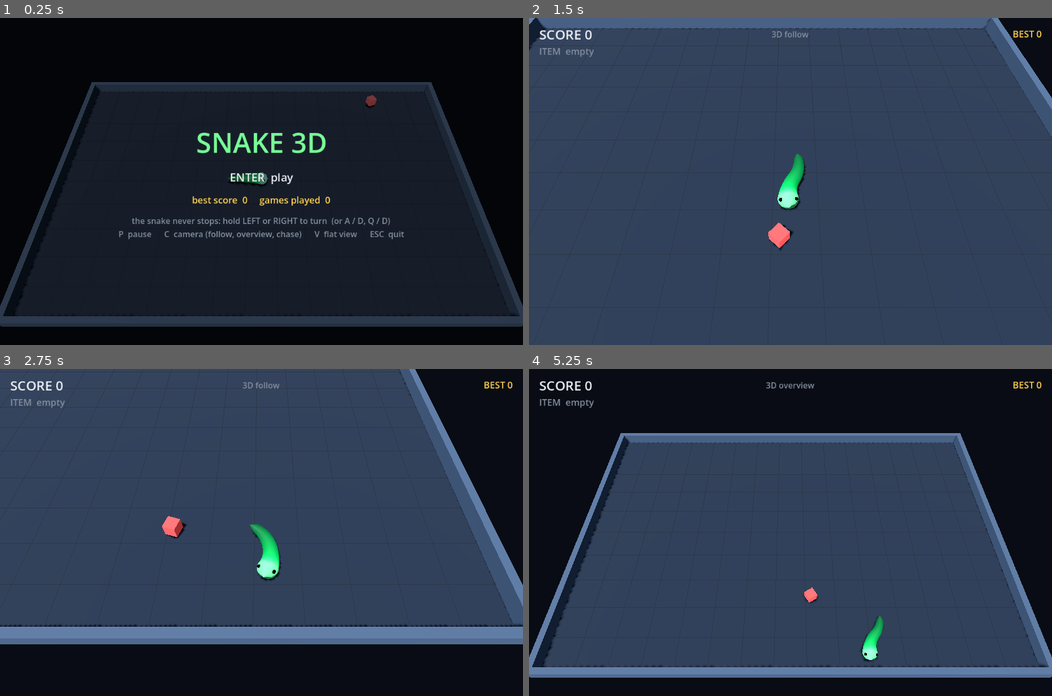
Above: before the commit, frames 1-4 (two rows, left to right).
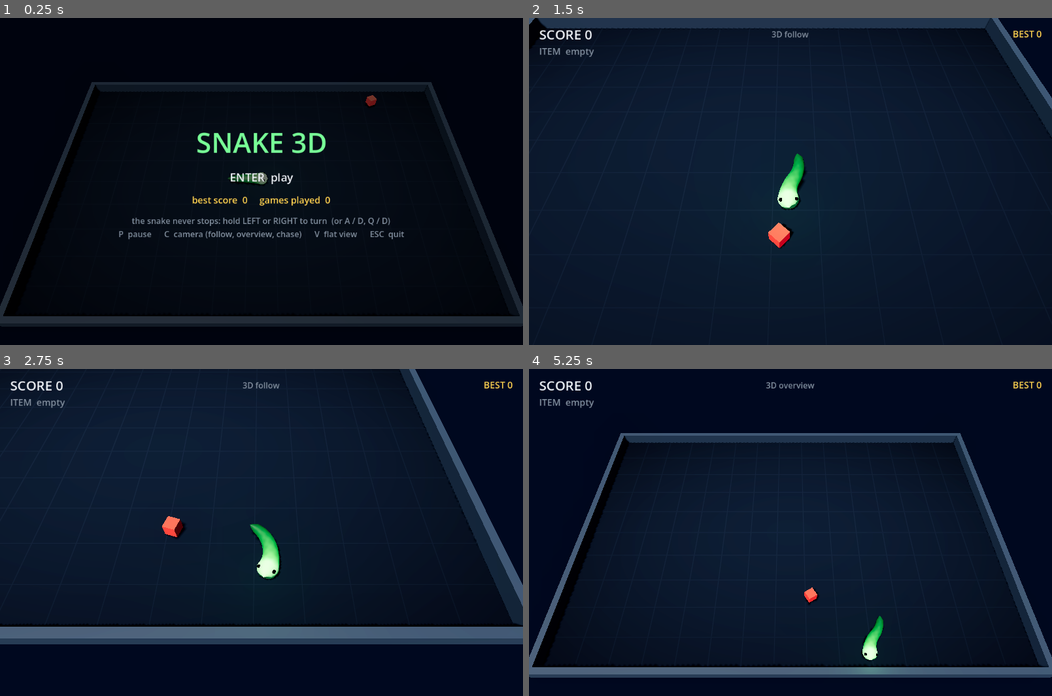
Above: after the commit, the same moments.

Repository: ValentinDelob/Snake
Game: Godot game, scene res://scenes/main.tscn
Two runs of this game, one before a commit and one after it. Both use one fixed random seed, a clock stepped at 60 frames per second and the inputs below.
Inputs (mouse positions are in pixels of both pictures, inside the frame that each line leads up to):
- Up to frame 1 (0.25 s): no input
- Up to frame 2 (1.5 s): tap Enter at 0.5, 1.35 s; move the mouse to (905, 165) at 0.52 s; hold Right 0.53-1.28 s; tap Q at 0.6 s; click (905, 165) at 0.67 s; tap Space at 0.77 s; move the mouse to (685, 197) at 1.27 s; hold Left from 1.28 s (still down)
- Up to frame 3 (2.75 s): tap Space at 1.52 s; move the mouse to (313, 460) at 2.02 s; release Left at 2.03 s; hold Right from 2.03 s (still down); tap Keypad Enter at 2.1 s
- Up to frame 4 (5.25 s): move the mouse to (764, 597) at 2.77 s; tap P at 2.85 s; click (764, 597) at 2.92 s; tap Space at 3.02, 3.5, 3.77, 4.52 s; move the mouse to (947, 581) at 3.52 s; release Right at 3.53 s; hold Left from 3.53 s (still down); tap R at 3.6 s; move the mouse to (633, 483) at 4.27 s; tap M at 4.35 s; tap Enter at 5 s; move the mouse to (816, 532) at 5.02 s; tap C at 5.1 s; click (816, 532) at 5.17 s

The runs differ from the first frame. In frame 1, 16% of the frame differs, in the area x 0-100%, y 20-95%; in frame 2, 98%, in the area x 0-100%, y 0-100%; in frame 3, 76%; in frame 4, 62%.

Commit message:
feat: shaders and lighting, and a snake that glows when boosted
The arena was flat colours under one light. It is now lit and shaded, and
two hand-written shaders carry the look.

- snake_body.gdshader: the skin is painted from the mesh UVs, so the CPU no
  longer computes vertex colours at all. Length along the body drives the
  head-to-tail gradient and the boost bolts; angle around it draws a paler
  belly and faint diamond scales. A rim light keeps the silhouette readable
  against the dark floor, and the head glows, more so right after a bite
- arena_floor.gdshader: the grid is drawn with screen-space derivatives
  instead of line geometry, so it stays crisp close up and fades out in the
  distance rather than shimmering; the floor darkens towards the walls and
  lights up under a boosted snake
- environment: ACES tone mapping, calmer ambient, and bloom on the bright
  things only (bolt, boost, title); the sun is warmer, softer and casts
  longer shadows
- two small lights ride the props: one on the head, barely there normally
  and electric while the boost burns, one throbbing on the bolt so it can
  be spotted across a dark arena
- the mesh now carries UVs instead of colours, which also makes the per
  frame rebuild cheaper

Tuned over three passes against screenshots: the first look blew the head
out to white and moired the scales, the second was washed blue.

Co-Authored-By: Claude Opus 5 (1M context) <noreply@anthropic.com>

Diff:
--- a/game/scenes/main.tscn
+++ b/game/scenes/main.tscn
@@ -7,10 +7,19 @@
 
 [sub_resource type="Environment" id="Environment_1"]
 background_mode = 1
-background_color = Color(0.035, 0.047, 0.078, 1)
+background_color = Color(0.018, 0.024, 0.045, 1)
 ambient_light_source = 2
-ambient_light_color = Color(0.45, 0.52, 0.62, 1)
-ambient_light_energy = 0.55
+ambient_light_color = Color(0.46, 0.5, 0.56, 1)
+ambient_light_energy = 0.32
+tonemap_mode = 3
+tonemap_exposure = 1.0
+tonemap_white = 1.6
+glow_enabled = true
+glow_intensity = 0.7
+glow_strength = 1.0
+glow_bloom = 0.05
+glow_blend_mode = 1
+glow_hdr_threshold = 1.1
 
 [node name="Main" type="Node3D"]
 script = ExtResource("1_game")
@@ -19,8 +28,13 @@
 environment = SubResource("Environment_1")
 
 [node name="Sun" type="DirectionalLight3D" parent="."]
-light_energy = 1.2
+light_color = Color(1, 0.96, 0.89, 1)
+light_energy = 1.05
+light_angular_distance = 1.2
 shadow_enabled = true
+shadow_bias = 0.04
+shadow_normal_bias = 1.5
+directional_shadow_max_distance = 70.0
 
 [node name="Camera" type="Camera3D" parent="."]
 script = ExtResource("2_camera")
--- a/game/scripts/board_view.gd
+++ b/game/scripts/board_view.gd
@@ -7,6 +7,7 @@
 ## tube rebuilt every frame by SnakeMesh, so the body is continuous rather
 ## than a string of separate meshes.
 
+const FLOOR_SHADER := "res://shaders/arena_floor.gdshader"
 const FLASH_DURATION := 0.45
 const WALL_HEIGHT := 0.8
 const WALL_THICKNESS := 0.4
@@ -15,7 +16,10 @@
 var _eyes: Array[MeshInstance3D] = []
 var _body: SnakeMesh
 var _food: MeshInstance3D
+var _floor_material: ShaderMaterial
+var _head_lamp: OmniLight3D
 var _bolt: MeshInstance3D
+var _bolt_lamp: OmniLight3D
 var _flash_ring: MeshInstance3D
 var _flash_material: StandardMaterial3D
 var _flash_time := -1.0
@@ -38,6 +42,7 @@
 	_body.set_boost(world.boost_intensity(), elapsed)
 	_body.set_flash(flash)
 	_place_eyes(world)
+	_refresh_lighting(world)
 	_refresh_bolt(world, elapsed)
 	_refresh_flash(elapsed)
 
@@ -49,9 +54,24 @@
 	_food.rotation.y = elapsed * 1.6
 
 
+## Feed the floor shader and the head lamp: both react to the boost.
+func _refresh_lighting(world: SnakeWorld) -> void:
+	var boost := world.boost_intensity()
+	_floor_material.set_shader_parameter("head_position", world.head_position)
+	_floor_material.set_shader_parameter("head_glow", boost)
+
+	var ahead := world.direction() * 0.6
+	_head_lamp.position = Vector3(
+		world.head_position.x + ahead.x, 1.7, world.head_position.y + ahead.y
+	)
+	_head_lamp.light_color = GameConfig.SNAKE_HEAD_COLOR.lerp(GameConfig.SPARK_COLOR, boost)
+	_head_lamp.light_energy = 0.15 + boost * 1.7
+
+
 ## A bolt waiting on the arena: floating, spinning, hard to miss.
 func _refresh_bolt(world: SnakeWorld, elapsed: float) -> void:
 	_bolt.visible = world.pickup_on_arena
+	_bolt_lamp.visible = world.pickup_on_arena
 	if not world.pickup_on_arena:
 		return
 	_bolt.position = Vector3(
@@ -60,6 +80,9 @@
 		world.pickup.y
 	)
 	_bolt.rotation.y = elapsed * 1.4
+	_bolt_lamp.position = _bolt.position
+	# A slow throb, so the bolt catches the eye across a dark arena.
+	_bolt_lamp.light_energy = 0.9 + 0.35 * sin(elapsed * 3.0)
 
 
 ## Small, quick ring when the bolt is collected.
@@ -95,53 +118,30 @@
 func _build_floor(world: SnakeWorld) -> void:
 	var plane := PlaneMesh.new()
 	plane.size = Vector2(world.width, world.height)
-	var material := StandardMaterial3D.new()
-	material.albedo_color = GameConfig.FLOOR_COLOR
-	material.roughness = 0.95
+	# The grid is drawn by the shader, but it needs vertices to interpolate
+	# the world position across.
+	plane.subdivide_width = 8
+	plane.subdivide_depth = 8
+
+	_floor_material = ShaderMaterial.new()
+	_floor_material.shader = load(FLOOR_SHADER)
+	_floor_material.set_shader_parameter("base_color", GameConfig.FLOOR_COLOR)
+	_floor_material.set_shader_parameter("line_color", GameConfig.GRID_COLOR)
+	_floor_material.set_shader_parameter("glow_color", GameConfig.BOOST_COLOR)
+	_floor_material.set_shader_parameter("arena_size", Vector2(world.width, world.height))
 
 	var instance := MeshInstance3D.new()
 	instance.name = "Floor"
 	instance.mesh = plane
-	instance.material_override = material
+	instance.material_override = _floor_material
 	instance.position = Vector3(world.width * 0.5, 0.0, world.height * 0.5)
 	add_child(instance)
 
-	_build_floor_marks(world)
-
-
-func _build_floor_marks(world: SnakeWorld) -> void:
-	## The arena has no grid any more, but a bare floor gives no sense of
-	## speed in the chase view, so a faint ruling is kept as a ground
-	## reference.
-	var material := StandardMaterial3D.new()
-	material.albedo_color = GameConfig.GRID_COLOR
-	material.shading_mode = BaseMaterial3D.SHADING_MODE_UNSHADED
-
-	var mesh := ImmediateMesh.new()
-	mesh.surface_begin(Mesh.PRIMITIVE_LINES, material)
-	var spacing := 2.0
-	var x := spacing
-	while x < world.width:
-		mesh.surface_add_vertex(Vector3(x, 0.01, 0.0))
-		mesh.surface_add_vertex(Vector3(x, 0.01, world.height))
-		x += spacing
-	var z := spacing
-	while z < world.height:
-		mesh.surface_add_vertex(Vector3(0.0, 0.01, z))
-		mesh.surface_add_vertex(Vector3(world.width, 0.01, z))
-		z += spacing
-	mesh.surface_end()
-
-	var instance := MeshInstance3D.new()
-	instance.name = "FloorMarks"
-	instance.mesh = mesh
-	add_child(instance)
-
 
 func _build_walls(world: SnakeWorld) -> void:
 	var material := StandardMaterial3D.new()
-	material.albedo_color = GameConfig.WALL_COLOR
-	material.roughness = 0.8
+	material.albedo_color = GameConfig.WALL_COLOR.darkened(0.2)
+	material.roughness = 0.65
 
 	var half := WALL_THICKNESS / 2.0
 	var walls := [
@@ -189,16 +189,25 @@
 	var food_mesh := BoxMesh.new()
 	food_mesh.size = Vector3.ONE * (GameConfig.FOOD_RADIUS * 1.5)
 	var food_material := StandardMaterial3D.new()
-	food_material.albedo_color = GameConfig.FOOD_COLOR
+	food_material.albedo_color = GameConfig.FOOD_COLOR.darkened(0.15)
+	food_material.roughness = 0.35
 	food_material.emission_enabled = true
 	food_material.emission = GameConfig.FOOD_COLOR
-	food_material.emission_energy_multiplier = 0.55
+	food_material.emission_energy_multiplier = 0.22
 
 	_food = MeshInstance3D.new()
 	_food.name = "Food"
 	_food.mesh = food_mesh
 	_food.material_override = food_material
 	add_child(_food)
+
+	# A light riding the head: barely there normally, electric while boosted.
+	_head_lamp = OmniLight3D.new()
+	_head_lamp.name = "HeadLamp"
+	_head_lamp.omni_range = 7.0
+	_head_lamp.light_energy = 0.0
+	_head_lamp.shadow_enabled = false
+	add_child(_head_lamp)
 
 	var bolt_material := StandardMaterial3D.new()
 	bolt_material.albedo_color = GameConfig.BOOST_COLOR
@@ -212,6 +221,15 @@
 	_bolt.material_override = bolt_material
 	_bolt.visible = false
 	add_child(_bolt)
+
+	_bolt_lamp = OmniLight3D.new()
+	_bolt_lamp.name = "BoltLamp"
+	_bolt_lamp.light_color = GameConfig.BOOST_COLOR
+	_bolt_lamp.light_energy = 1.1
+	_bolt_lamp.omni_range = 5.0
+	_bolt_lamp.shadow_enabled = false
+	_bolt_lamp.visible = false
+	add_child(_bolt_lamp)
 
 	var ring := TorusMesh.new()
 	ring.inner_radius = 0.34
--- a/game/scripts/snake_mesh.gd
+++ b/game/scripts/snake_mesh.gd
@@ -5,21 +5,20 @@
 ##
 ## A ring of vertices is swept along the path the head travelled, from a
 ## rounded nose to a pointed tail. Thickness follows a profile (bulging at
-## the head, tapering at the tail) and the colour gradient is carried by
-## vertex colours, so the whole snake is a single surface: no repeated
-## spheres, no visible joints.
+## the head, tapering at the tail) and the surface carries UVs - length along
+## the body and angle around it - which is all snake_body.gdshader needs to
+## paint the gradient, the belly, the scales and the boost lightning.
 
 const NOSE_RINGS := 4
-## Electric bands running along the body while the boost is on.
-const SPARK_BANDS := 7.0
-const SPARK_SPEED := 2.4
+
+const SHADER_PATH := "res://shaders/snake_body.gdshader"
 
 var _mesh := ArrayMesh.new()
-var _material := StandardMaterial3D.new()
+var _material := ShaderMaterial.new()
 
 var _vertices := PackedVector3Array()
 var _normals := PackedVector3Array()
-var _colors := PackedColorArray()
+var _uvs := PackedVector2Array()
 var _indices := PackedInt32Array()
 var _ring_count := 0
 ## cos/sin of the ring angles, computed once.
@@ -29,11 +28,12 @@
 
 func _ready() -> void:
 	mesh = _mesh
-	_material.vertex_color_use_as_albedo = true
-	_material.roughness = 0.55
-	_material.emission_enabled = true
-	_material.emission = GameConfig.SNAKE_BODY_COLOR
-	_material.emission_energy_multiplier = 0.08
+	_material.shader = load(SHADER_PATH)
+	_material.set_shader_parameter("head_color", GameConfig.SNAKE_HEAD_COLOR)
+	_material.set_shader_parameter("body_color", GameConfig.SNAKE_BODY_COLOR)
+	_material.set_shader_parameter("tail_color", GameConfig.SNAKE_TAIL_COLOR)
+	_material.set_shader_parameter("boost_color", GameConfig.BOOST_COLOR)
+	_material.set_shader_parameter("spark_color", GameConfig.SPARK_COLOR)
 	material_override = _material
 
 	var radial := GameConfig.TUBE_RADIAL_SEGMENTS
@@ -45,19 +45,14 @@
 		_ring_sin[index] = sin(angle)
 
 
-var _boost := 0.0
-var _boost_phase := 0.0
-
-
-## Flash the head white for a moment after a bite.
+## Flash the head for a moment after a bite.
 func set_flash(flash: float) -> void:
-	_material.emission_energy_multiplier = 0.08 + flash * 0.5 + _boost * 0.85
+	_material.set_shader_parameter("flash", clampf(flash, 0.0, 1.0))
 
 
 ## How strongly the lightning shows along the body, 0 to 1.
-func set_boost(intensity: float, phase: float) -> void:
-	_boost = clampf(intensity, 0.0, 1.0)
-	_boost_phase = phase
+func set_boost(intensity: float, _phase: float) -> void:
+	_material.set_shader_parameter("boost", clampf(intensity, 0.0, 1.0))
 
 
 func rebuild(world: SnakeWorld, height: float) -> void:
@@ -115,26 +110,6 @@
 	return maxf(radius, 0.0)
 
 
-func _shade_color(along: float) -> Color:
-	var base: Color
-	if along < 0.15:
-		base = GameConfig.SNAKE_HEAD_COLOR.lerp(GameConfig.SNAKE_BODY_COLOR, along / 0.15)
-	else:
-		# The darkening starts early so the gradient reads over the whole body
-		# instead of being crushed into the thin tail.
-		var mix: float = pow((along - 0.15) / 0.85, 0.65)
-		base = GameConfig.SNAKE_BODY_COLOR.lerp(GameConfig.SNAKE_TAIL_COLOR, mix)
-
-	if _boost <= 0.0:
-		return base
-
-	# Sharp bands of light running from the head to the tail.
-	var wave := sin((along * SPARK_BANDS - _boost_phase * SPARK_SPEED) * TAU)
-	var spark: float = pow(maxf(wave, 0.0), 5.0) * _boost
-	var electric := GameConfig.BOOST_COLOR.lerp(GameConfig.SPARK_COLOR, spark)
-	return base.lerp(electric, clampf(spark * 0.9 + _boost * 0.15, 0.0, 1.0))
-
-
 func _build_surface(
 	points: Array[Vector3], radii: PackedFloat32Array, shades: PackedFloat32Array
 ) -> void:
@@ -147,7 +122,7 @@
 	if _vertices.size() != vertex_count:
 		_vertices.resize(vertex_count)
 		_normals.resize(vertex_count)
-		_colors.resize(vertex_count)
+		_uvs.resize(vertex_count)
 	if _ring_count != rings:
 		_ring_count = rings
 		_rebuild_indices(rings, radial)
@@ -161,20 +136,20 @@
 		side = side.normalized()
 		var up := side.cross(tangent).normalized()
 		var radius: float = radii[ring]
-		var color := _shade_color(shades[ring])
+		var along: float = shades[ring]
 
 		for index in range(radial):
 			var offset: Vector3 = side * _ring_cos[index] + up * _ring_sin[index]
 			var vertex_index := ring * radial + index
 			_vertices[vertex_index] = centre + offset * radius
 			_normals[vertex_index] = offset
-			_colors[vertex_index] = color
+			_uvs[vertex_index] = Vector2(along, float(index) / float(radial))
 
 	var arrays := []
 	arrays.resize(Mesh.ARRAY_MAX)
 	arrays[Mesh.ARRAY_VERTEX] = _vertices
 	arrays[Mesh.ARRAY_NORMAL] = _normals
-	arrays[Mesh.ARRAY_COLOR] = _colors
+	arrays[Mesh.ARRAY_TEX_UV] = _uvs
 	arrays[Mesh.ARRAY_INDEX] = _indices
 
 	_mesh.clear_surfaces()
--- /dev/null
+++ b/game/shaders/arena_floor.gdshader
@@ -0,0 +1,49 @@
+shader_type spatial;
+render_mode blend_mix, depth_draw_opaque, cull_back, diffuse_lambert;
+
+// The arena floor.
+//
+// The grid is drawn by the shader instead of line geometry, so it stays
+// crisp at any distance; the edges fall off into the dark, and the snake
+// casts a coloured pool of light while it is boosted.
+
+uniform vec3 base_color : source_color = vec3(0.13, 0.17, 0.23);
+uniform vec3 line_color : source_color = vec3(0.22, 0.28, 0.36);
+uniform vec3 glow_color : source_color = vec3(1.0, 0.86, 0.28);
+uniform vec2 arena_size = vec2(30.0, 20.0);
+uniform float cell = 2.0;
+uniform float line_strength : hint_range(0.0, 1.0) = 0.45;
+uniform float vignette : hint_range(0.0, 1.0) = 0.3;
+
+uniform vec2 head_position = vec2(15.0, 10.0);
+uniform float head_glow : hint_range(0.0, 1.0) = 0.0;
+
+varying vec3 world_position;
+
+void vertex() {
+	world_position = (MODEL_MATRIX * vec4(VERTEX, 1.0)).xyz;
+}
+
+void fragment() {
+	vec2 ground = world_position.xz;
+
+	// Anti-aliased grid: width follows the screen derivative, so far away
+	// lines fade instead of shimmering.
+	vec2 grid = abs(fract(ground / cell - 0.5) - 0.5) / fwidth(ground / cell);
+	float line = 1.0 - min(min(grid.x, grid.y), 1.0);
+
+	// Darker towards the walls, brighter in the middle of the arena.
+	vec2 centred = (ground / arena_size - 0.5) * 2.0;
+	float edge = clamp(1.0 - vignette * dot(centred, centred) * 0.5, 0.0, 1.0);
+
+	vec3 color = mix(base_color, line_color, line * line_strength) * edge;
+
+	// The boosted snake lights the ground under itself.
+	float distance_to_head = distance(ground, head_position);
+	float pool = smoothstep(4.0, 0.0, distance_to_head) * head_glow;
+
+	ALBEDO = color;
+	ROUGHNESS = 0.9;
+	SPECULAR = 0.15;
+	EMISSION = glow_color * pool * 0.45 + line_color * line * 0.06;
+}
--- /dev/null
+++ b/game/shaders/snake_body.gdshader
@@ -0,0 +1,69 @@
+shader_type spatial;
+render_mode blend_mix, depth_draw_opaque, cull_back, diffuse_burley, specular_schlick_ggx;
+
+// The snake skin.
+//
+// UV.x runs from the nose (0) to the tail tip (1), UV.y goes around the
+// body, which is everything the look needs: the length drives the colour
+// gradient and the electric bands of the boost, the angle drives the belly
+// and the scales.
+
+uniform vec3 head_color : source_color = vec3(0.47, 1.0, 0.59);
+uniform vec3 body_color : source_color = vec3(0.0, 0.78, 0.35);
+uniform vec3 tail_color : source_color = vec3(0.0, 0.33, 0.18);
+uniform vec3 belly_color : source_color = vec3(0.78, 0.95, 0.7);
+uniform vec3 boost_color : source_color = vec3(1.0, 0.86, 0.28);
+uniform vec3 spark_color : source_color = vec3(1.0, 0.98, 0.78);
+
+uniform float boost : hint_range(0.0, 1.0) = 0.0;
+uniform float flash : hint_range(0.0, 1.0) = 0.0;
+uniform float bands = 7.0;
+uniform float band_speed = 2.2;
+uniform float scale_density = 42.0;
+
+const float TAU_ = 6.28318530718;
+
+varying float along;
+varying float around;
+
+void vertex() {
+	along = UV.x;
+	around = UV.y;
+}
+
+void fragment() {
+	// Head to tail gradient, the same one the game has always had.
+	vec3 base = mix(head_color, body_color, smoothstep(0.0, 0.15, along));
+	base = mix(base, tail_color, pow(clamp((along - 0.15) / 0.85, 0.0, 1.0), 0.65));
+
+	// A paler belly, fading out on the flanks.
+	float belly = smoothstep(0.22, 0.0, abs(around - 0.75));
+	base = mix(base, belly_color * 0.75, belly * 0.5);
+
+	// Diamond scales: a couple of percent of shading, just enough to catch
+	// the light and stop the body reading as plastic.
+	float scales = sin(along * scale_density) * sin(around * TAU_ * 5.0);
+	base *= 0.97 + 0.03 * scales;
+
+	ALBEDO = base;
+	ROUGHNESS = mix(0.55, 0.25, belly);
+	SPECULAR = 0.55;
+	METALLIC = 0.0;
+
+	// Rim light: a thin bright edge that separates the snake from the floor.
+	float rim = pow(1.0 - clamp(dot(normalize(NORMAL), normalize(VIEW)), 0.0, 1.0), 3.5);
+	vec3 emission = base * rim * 0.22;
+
+	// The head always glows a little, more so right after a bite.
+	float head_mask = smoothstep(0.14, 0.0, along);
+	emission += head_color * head_mask * (0.03 + flash * 0.4);
+
+	// Lightning running down the body while the boost is on.
+	float wave = sin((along * bands - TIME * band_speed) * TAU_);
+	float spark = pow(max(wave, 0.0), 5.0) * boost;
+	vec3 electric = mix(boost_color, spark_color, spark);
+	emission += electric * (spark * 1.45 + boost * 0.25);
+	ALBEDO = mix(ALBEDO, electric, clamp(spark * 0.45, 0.0, 1.0));
+
+	EMISSION = emission;
+}
Not shown, added: game/shaders/arena_floor.gdshader.uid
Not shown, added: game/shaders/snake_body.gdshader.uid
